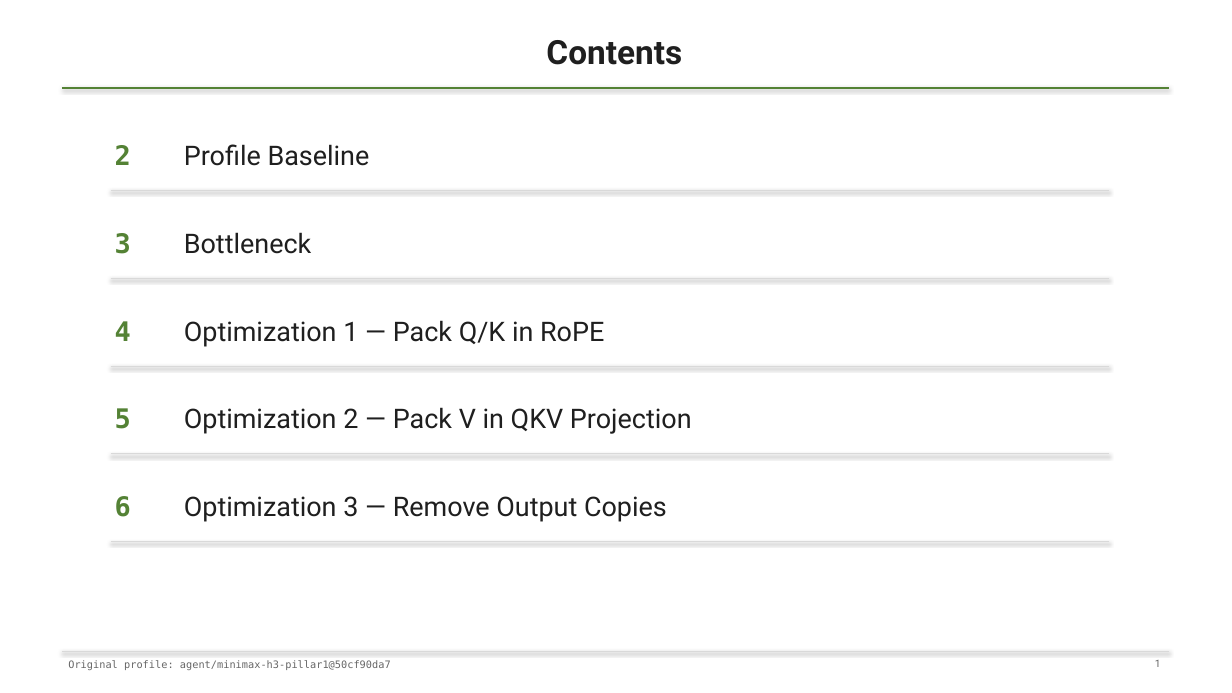
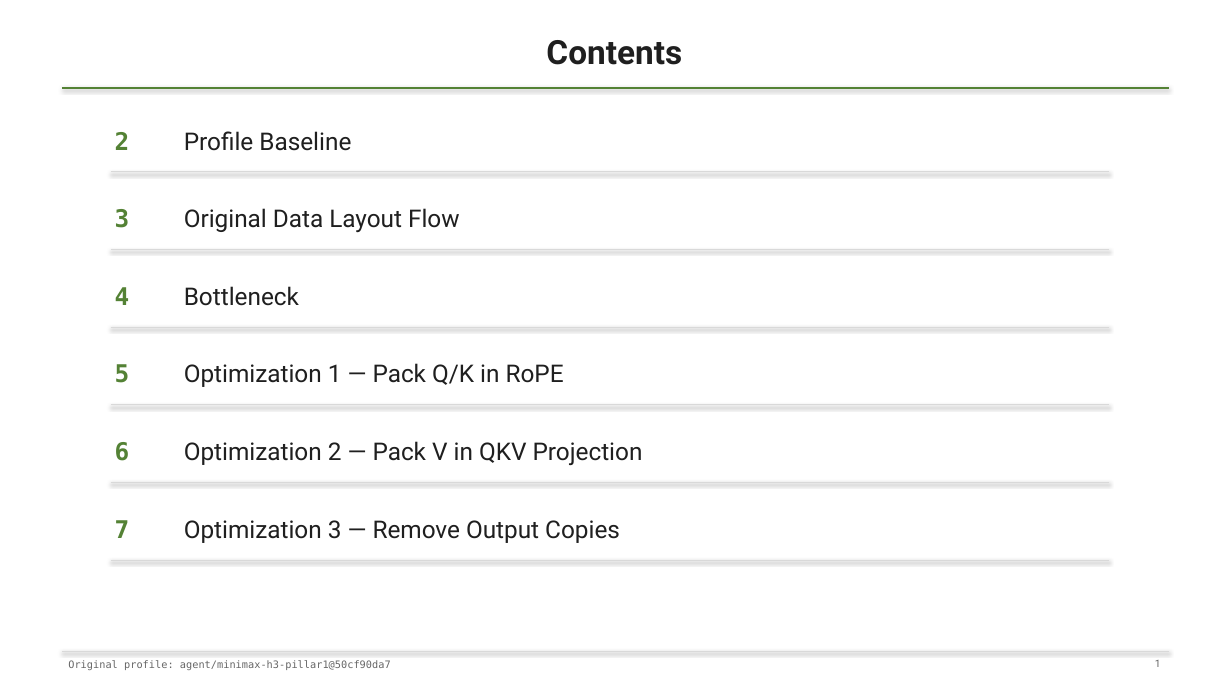
Before and after one commit to lishunyang12/vllm-omni-rankings, a slide deck: slide 1 of scripts/minimax_h3_ulysses_u4_slides/MiniMax-H3_Ulysses_U4_学术解析.pptx. Drawn at 1232x693 pixels with LibreOffice and Linux fonts; fonts in the diff are those of the drawing. Boxes give left, top, right and bottom in pixels: in the first picture for what was removed or moved away, otherwise in the second. Text is boxed around its words. In the diff, an @@ line names an element or a change of style, - is before the commit and + after.

Commit message:
Add MiniMax H3 data layout flow slide

```diff
--- a/scripts/minimax_h3_ulysses_u4_slides/MiniMax-H3_Ulysses_U4_学术解析.pptx
+++ b/scripts/minimax_h3_ulysses_u4_slides/MiniMax-H3_Ulysses_U4_学术解析.pptx
@@ text "2": place and size @@
-text "2" at (115, 145, 131, 165)
+text "2" at (115, 132, 130, 150)
@@ text "Profile Baseline": place and size @@
-text "Profile Baseline" at (184, 144, 370, 166)
+text "Profile Baseline" at (184, 131, 351, 151)
@@ line moved from (111, 190) - (1109, 190) to (111, 172) - (1109, 172) @@
@@ text "3": place and size @@
-text "3" at (115, 233, 131, 254)
+text "3" at (115, 209, 130, 228)
@@ text added at (184, 208, 460, 232), 19 pt, text #1F1F1F @@
+Original Data Layout Flow
@@ line moved from (111, 278) - (1109, 278) to (111, 250) - (1109, 250) @@
@@ text "4": place and size @@
-text "4" at (115, 321, 131, 341)
+text "4" at (115, 287, 130, 305)
@@ text "Bottleneck": place and size @@
-text "Bottleneck" at (184, 232, 312, 254)
+text "Bottleneck" at (184, 286, 299, 306)
@@ line moved from (111, 366) - (1109, 366) to (111, 327) - (1109, 327) @@
@@ text "5": place and size @@
-text "5" at (115, 408, 131, 429)
+text "5" at (115, 364, 130, 383)
@@ text "Optimization 1 — Pack Q/K ...": place and size @@
-text "Optimization 1 — Pack Q/K ..." at (184, 320, 604, 347)
+text "Optimization 1 — Pack Q/K ..." at (184, 363, 564, 387)
@@ line added from (111, 405) to (1109, 405), #D9D9D9 0.6 pt @@
@@ size 21 to 19 pt in 10 elements at (184, 131, 351, 151), (115, 132, 130, 150), (184, 520, 620, 543), (115, 209, 130, 228), (184, 441, 643, 465), (115, 287, 130, 305), (184, 363, 564, 387), (115, 364, 130, 383), (184, 286, 299, 306), (115, 442, 130, 461) @@
@@ text "6": place and size @@
-text "6" at (115, 496, 131, 517)
+text "6" at (115, 442, 130, 461)
@@ text "Optimization 2 — Pack V ...": place and size @@
-text "Optimization 2 — Pack V ..." at (184, 407, 692, 434)
+text "Optimization 2 — Pack V ..." at (184, 441, 643, 465)
@@ line moved from (111, 454) - (1109, 454) to (111, 482) - (1109, 482) @@
@@ text added at (115, 520, 130, 538), 19 pt, text #548235, bold @@
+7
@@ text "Optimization 3 — Remove Output ...": place and size @@
-text "Optimization 3 — Remove Output ..." at (184, 496, 667, 522)
+text "Optimization 3 — Remove Output ..." at (184, 520, 620, 543)
@@ line moved from (111, 542) - (1109, 542) to (111, 560) - (1109, 560) @@
```
Also in this commit, not shown: 4 other slides changed, 1 slide added, 2 other files.
